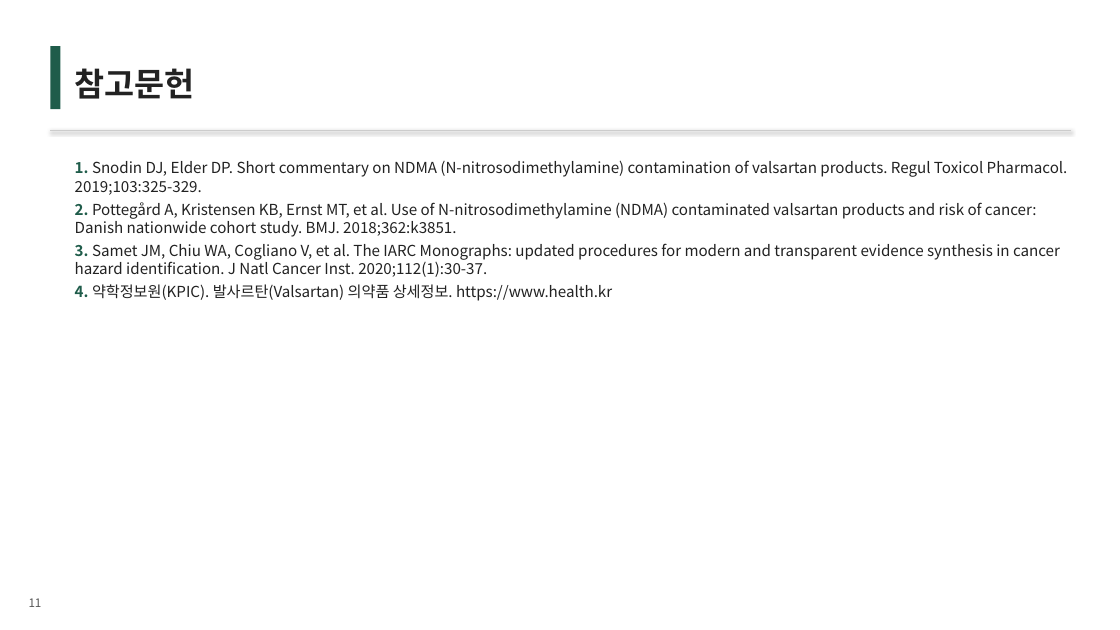
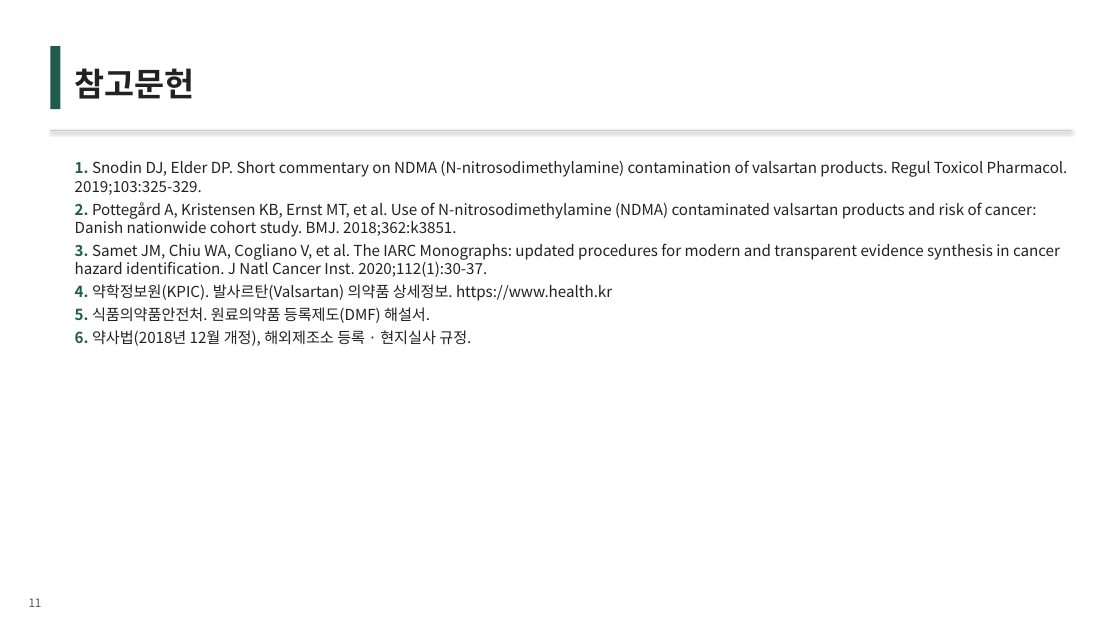
Before and after one commit to wlwl991123-prog/webtoon-app, a slide deck: slide 11 of GMP_발사르탄.pptx. Drawn at 1120x630 pixels with LibreOffice and Linux fonts; fonts in the diff are those of the drawing. Boxes give left, top, right and bottom in pixels: in the first picture for what was removed or moved away, otherwise in the second. Text is boxed around its words. In the diff, an @@ line names an element or a change of style, - is before the commit and + after.

```diff
--- a/GMP_발사르탄.pptx
+++ b/GMP_발사르탄.pptx
@@ text at box(75, 307, 471, 346): paragraphs added @@
+5. 식품의약품안전처. 원료의약품 등록제도(DMF) 해설서.
+6. 약사법(2018년 12월 개정), 해외제조소 등록 · 현지실사 규정.
```
Also in this commit, not shown: 1 other slide changed, 1 other file.
